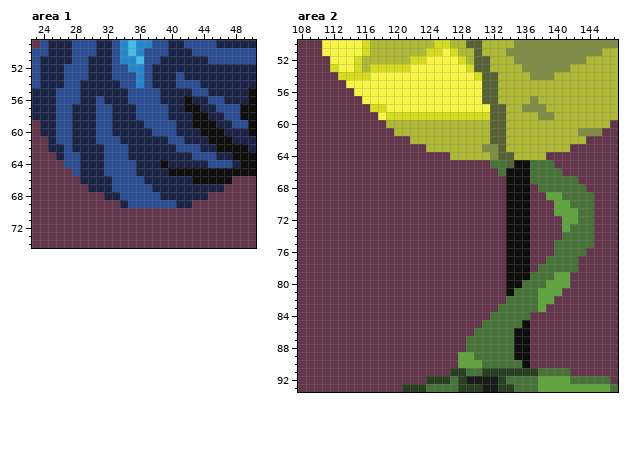
Pixel-art file -- images/unsorted/god_idol.aseprite. Above is the file before it was changed.
256x256 pixels, 1 frame. Colours within 5 levels of each other are drawn and written as one. Shown: area 1: x 23..50, y 49..74; area 2: x 108..147, y 50..93. The commit also changed other parts of the picture, which this record leaves out.
The same view after the edit:
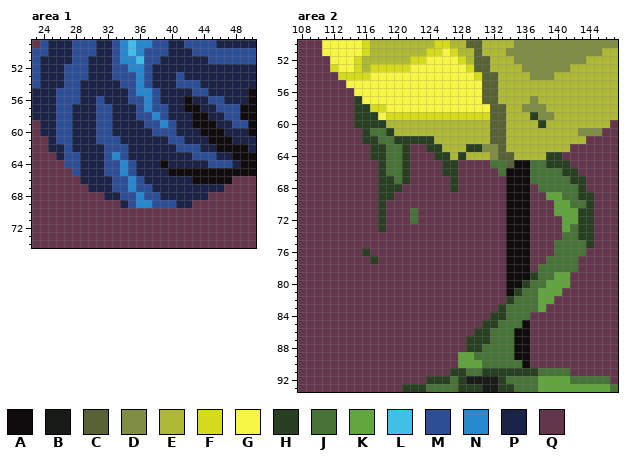
Palette (. is transparent): A #0e0c0c  B #181c19  C #586335  D #7f8e44  E #adb834  F #d5dc1d  G #f8f644  H #293f21  J #477238  K #61a53f  L #42bfe8  M #2b4e95  N #2789cd  P #1b2447  Q #64364b
Diff:
Area 1, layer "Layer 1":
y 55: x 36..37 MM -> NN
y 56..57: x 37 M -> N
y 58: x 38 M -> N
y 59: x 39 M -> N
y 63: x 33 M -> N
y 64..65: x 34 M -> N
y 66..67: x 35 M -> N
y 68: x 36 M -> N
y 69: x 36..37 MM -> NN
Area 2, layer "Layer 1":
y 57: x 115 Q -> H
y 58: x 115..116 QQ -> HH
y 59: x 115..117 QQQ -> HHH; x 137 E -> H
y 60: x 115..118 QQQQ -> HHHH; x 138 E -> H
y 61: x 116..119 QQQQ -> HJJH
y 62: x 116..124 QQQQQQEEE -> HHJJHHHHH
y 63: x 117..121 QQQQQ -> HHJJH; x 124..125 EE -> HH; x 129..130 EE -> HH
y 64: x 117..121 QQQQQ -> HHJJH; x 125..126 QQ -> HH; x 128 E -> H; x 139..140 QQ -> HH
y 65: x 118..121 QQQQ -> HJJH; x 126..127 QQ -> HH; x 139..141 JQQ -> HHH
y 66: x 118..121 QQQQ -> HJJH; x 126..127 QQ -> HH; x 141..142 QQ -> HH
y 67: x 118..121 QQQQ -> HHJH; x 127 Q -> H; x 142..143 JQ -> HH
y 68: x 118..120 QQQ -> HHH; x 127 Q -> H; x 143 J -> H
y 69: x 118..119 QQ -> HH; x 143..144 JJ -> HH
y 70: x 118 Q -> H; x 144 J -> H
y 71..72: x 118 Q -> H; x 122 Q -> J; x 143..144 JJ -> HH
y 73: x 118 Q -> H; x 143..144 JJ -> HH
y 74: x 143..144 JJ -> HH
y 75: x 144 J -> H
y 76: x 116 Q -> H
y 77: x 117 Q -> H
y 79: x 137 J -> H
y 80: x 136 J -> H
y 81: x 135 J -> H
y 82: x 134 J -> H
y 83: x 133 J -> H
y 84: x 132..133 JJ -> HH
y 85: x 131..132 JJ -> HH
y 86: x 130..131 JJ -> HH
y 87: x 129..131 JJJ -> HHH
y 88: x 129..130 JJ -> HH
